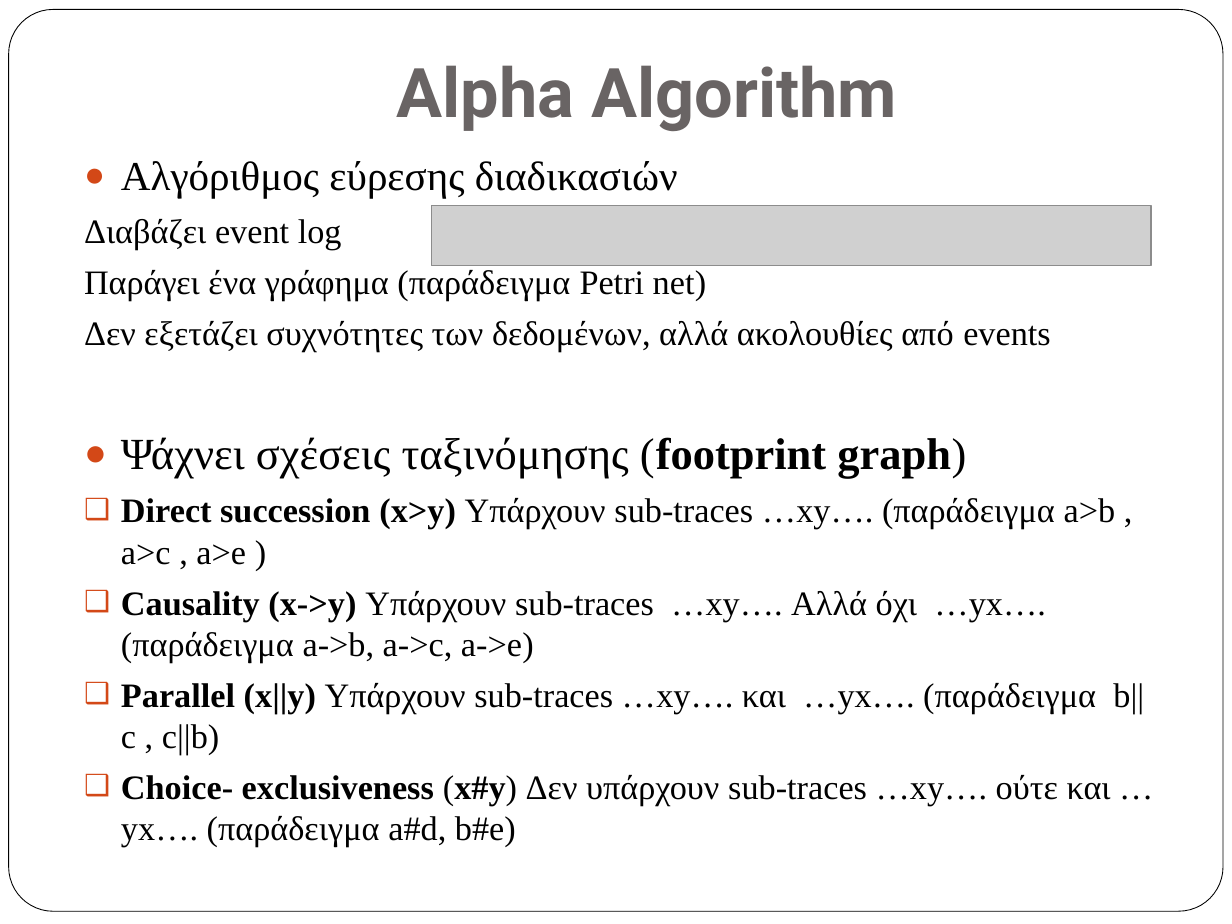
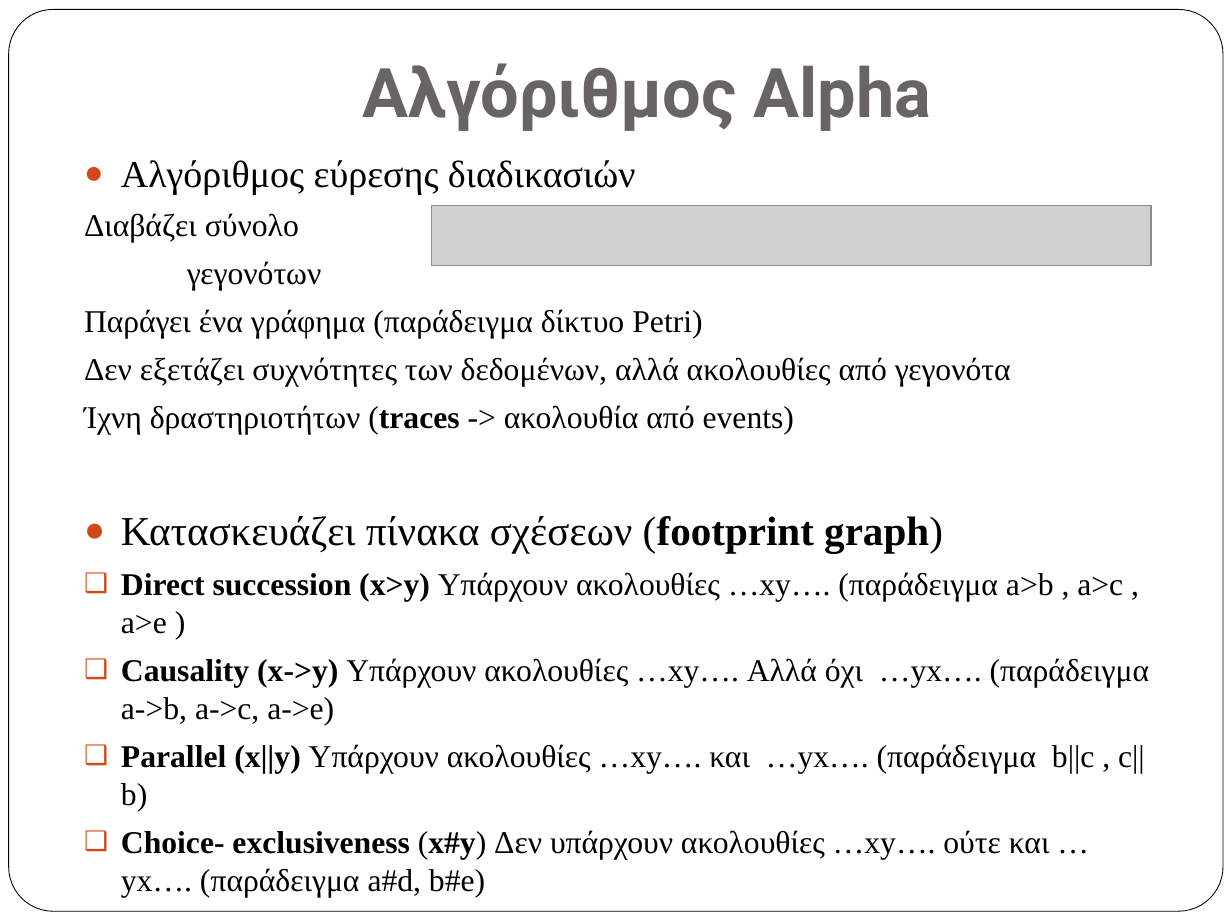
Before and after one commit to vlasisPit/alpha-algorithm-reports, a slide deck: slide 7 of excel/vlasisPitsios_masterThesis.pptx (slide 5 before the commit). Drawn at 1232x924 pixels with LibreOffice and Linux fonts; fonts in the diff are those of the drawing; grey boxes stand for pictures. Boxes give left, top, right and bottom in pixels: in the first picture for what was removed or moved away, otherwise in the second. Text is boxed around its words. In the diff, an @@ line names an element or a change of style, - is before the commit and + after.

```diff
--- a/excel/vlasisPitsios_masterThesis.pptx
+++ b/excel/vlasisPitsios_masterThesis.pptx
@@ title at [362, 63, 932, 131]: text changed @@
-Alpha Algorithm
+Αλγόριθμος Alpha
@@ text at [121, 160, 635, 195]: size 24 to 22.2 pt in "Αλγόριθμος εύρεσης διαδικασιών" @@
@@ text at [84, 213, 1150, 859]: text changed; size 20 to 18.5 pt @@
-Διαβάζει event log
-Παράγει ένα γράφημα (παράδειγμα Petri net)
-Δεν εξετάζει συχνότητες των δεδομένων, αλλά ακολουθίες από events
-● Ψάχνει σχέσεις ταξινόμησης (footprint graph)
-❑ Direct succession (x>y) Υπάρχουν sub-traces …xy…. (παράδειγμα a>b , a>c , a>e )
-❑ Causality (x->y) Υπάρχουν sub-traces …xy…. Αλλά όχι …yx…. (παράδειγμα a->b, a->c, a->e)
-❑ Parallel (x||y) Υπάρχουν sub-traces …xy…. και …yx…. (παράδειγμα b||c , c||b)
-❑ Choice- exclusiveness (x#y) Δεν υπάρχουν sub-traces …xy…. ούτε και …yx…. (παράδειγμα a#d, b#e)
+Διαβάζει σύνολο
+γεγονότων
+Παράγει ένα γράφημα (παράδειγμα δίκτυο Petri)
+Δεν εξετάζει συχνότητες των δεδομένων, αλλά ακολουθίες από γεγονότα
+Ίχνη δραστηριοτήτων (traces -> ακολουθία από events)
+● Κατασκευάζει πίνακα σχέσεων (footprint graph)
+❑ Direct succession (x>y) Υπάρχουν ακολουθίες …xy…. (παράδειγμα a>b , a>c , a>e )
+❑ Causality (x->y) Υπάρχουν ακολουθίες …xy…. Αλλά όχι …yx…. (παράδειγμα a->b, a->c, a->e)
+❑ Parallel (x||y) Υπάρχουν ακολουθίες …xy…. και …yx…. (παράδειγμα b||c , c||b)
+❑ Choice- exclusiveness (x#y) Δεν υπάρχουν ακολουθίες …xy…. ούτε και …yx…. (παράδειγμα a#d, b#e)
```
Also in this commit, not shown: 17 other slides changed, 3 slides added, 1 other file.
